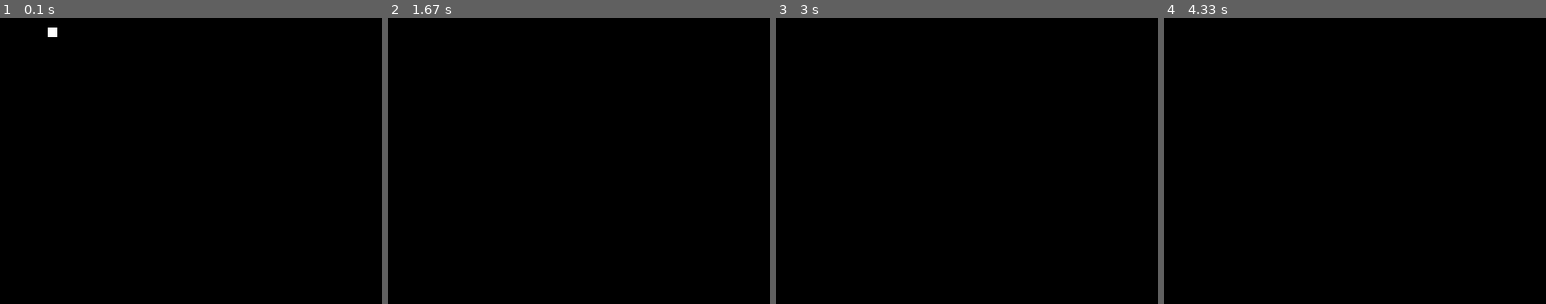
Above: before the commit, frames 1-4 (left to right).
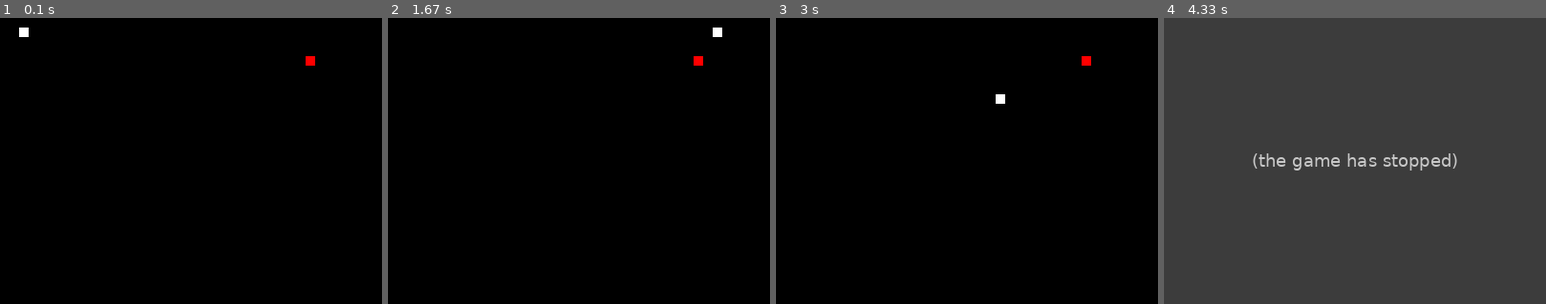
Above: after the commit, the same moments.

Repository: jimmynando/snakePygame
Game: pygame game, started from index.py
Same seed, same stepped clock (60 frames per second), same inputs: the game is played once before the commit and once after it.
Inputs:
- Up to frame 1 (0.1 s): no input
- Up to frame 2 (1.67 s): no input
- Up to frame 3 (3 s): hold Left 1.83-2.37 s; hold Down 2.4-2.7 s; hold Left from 2.73 s (still down)
- Up to frame 4 (4.33 s): release Left at 3.13 s; hold Up 3.17-3.53 s

The runs differ from the first frame. In frame 1, 0.2% of the frame differs, in the area x 5-83%, y 3-17%; in frame 2, 0.2%; in frame 3, 0.2%; in frame 4, 100%, in the area x 0-100%, y 0-100%.
After the commit the program exited at 3.6 s; later frames show no game.

Commit message:
colisão feita

Diff:
--- a/index.py
+++ b/index.py
@@ -1,5 +1,6 @@
 import pygame
 # pip install --trusted-host pypi.org --trusted-host files.pythonhosted.org pygame
+from random import *
 
 pygame.init()
 screen = pygame.display.set_mode((400, 300))
@@ -9,6 +10,10 @@
 x = 10
 y = 10
 
+xObs = randrange(0, 400, 10)
+yObs = randrange(0, 300, 10)
+colorObs = (255, 0, 0)
+
 clock = pygame.time.Clock()
 
 colorSnake = (255,255,255)
@@ -16,7 +21,7 @@
 tamanho = 10
 
 def desenha(screen, color, x,y,l,a):
-    pygame.draw.rect(screen, colorSnake, (x,y, l, a))
+    pygame.draw.rect(screen, color, (x,y, l, a))
 
 while not done:
     for event in pygame.event.get():
@@ -39,7 +44,17 @@
 
     screen.fill((0, 0, 0))
 
+    if (x, y) == (xObs, yObs):
+        xObs = randrange(0, 400, 10)
+        yObs = randrange(0, 300, 10)
+
+    if x == 400 or x == 0:
+        done = True
+    if y == 300 or y == 0:
+        done = True
+
     desenha(screen, colorSnake, x, y, 10, 10)
+    desenha(screen, colorObs, xObs, yObs, 10, 10)
 
-    clock.tick(45)
+    clock.tick(20)
     pygame.display.update()
